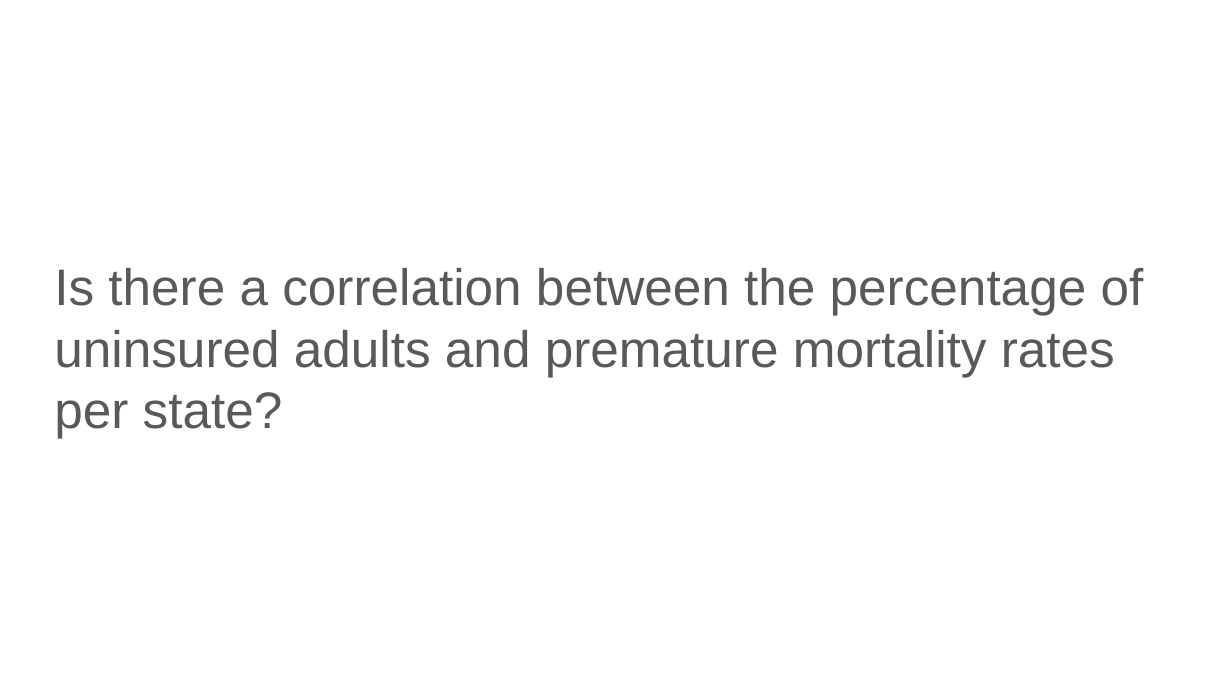
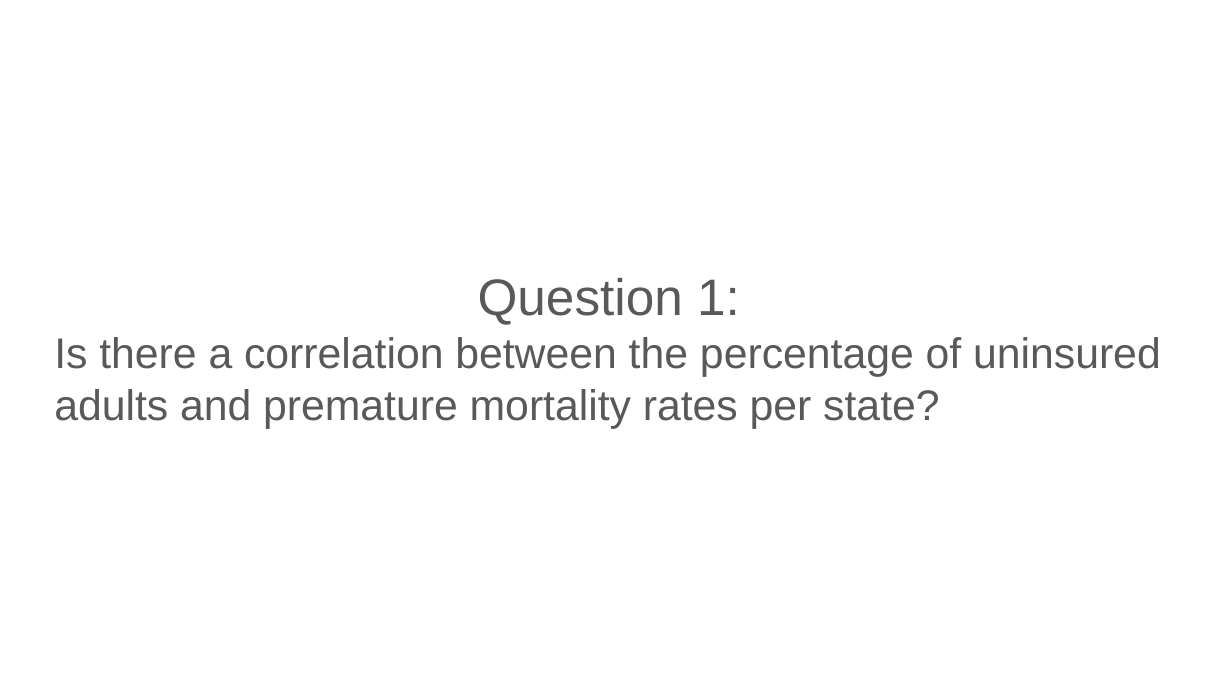
Before and after one commit to redpandata19/Project_1_Team_5, a slide deck: slide 9 of Project 1 Group 5 slides.pptx (slide 10 before the commit). Drawn at 1232x693 pixels with LibreOffice and Linux fonts; fonts in the diff are those of the drawing. Boxes give left, top, right and bottom in pixels: in the first picture for what was removed or moved away, otherwise in the second. Text is boxed around its words. In the diff, an @@ line names an element or a change of style, - is before the commit and + after.

```diff
--- a/Project 1 Group 5 slides.pptx
+++ b/Project 1 Group 5 slides.pptx
@@ title at box(478, 278, 740, 325): paragraph added @@
+Question 1:
@@ title at box(54, 337, 1161, 428): size 30 to 25 pt @@
```
Also in this commit, not shown: 8 other slides changed, 7 slides added, 9 slides removed.
